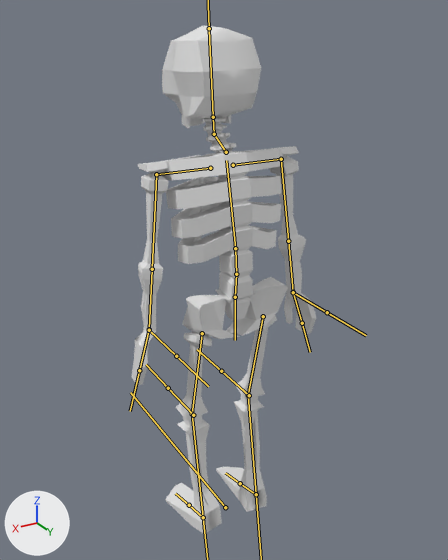
The FBX model Assets/Art/Objects/Enemy/skeleton/skeleton_model.fbx as it was, and as the next commit left it.
Both versions are drawn from a 50 mm camera at (1.6, 2.68, 2.91) aimed at (-0.05, -0.07, 1.53). Every picture has the same lights, and +X, +Y and +Z are marked at lower left. Both versions are drawn at frame 32 of the action 'Armature|Idle'; the numbers are the values there. The bones that bend it are drawn over the model as lines.

Objects in the first picture: 'Skeleton'.
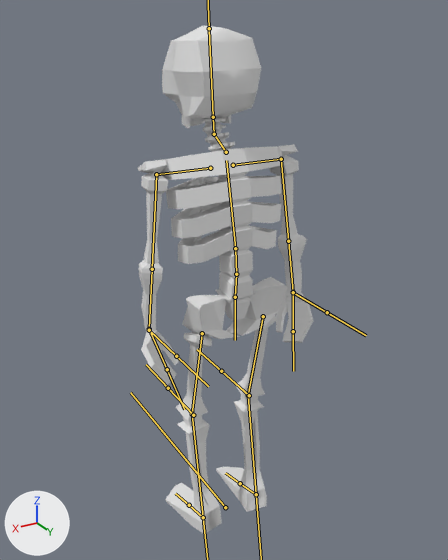
The change, as a diff of the scene's bpy script:
```diff
--- a/Assets/Art/Objects/Enemy/skeleton/skeleton_model.fbx.py
+++ b/Assets/Art/Objects/Enemy/skeleton/skeleton_model.fbx.py
@@ bone_shoulder_l @@
 bone_shoulder_l = bpy.data.objects['Armature'].pose.bones['Shoulder.L']  # child of 'Spine_03'
-bone_shoulder_l.rotation_quaternion = (1.0, 0.0, 0.0, 0.0)  # degrees (0, 0, 0)
+bone_shoulder_l.rotation_quaternion = (0.993, 0.0, -0.12, 0.001)  # degrees (0, -14, 0)
@@ bone_arm_l @@
 bone_arm_l = bpy.data.objects['Armature'].pose.bones['Arm.L']  # child of 'Shoulder.L'
-bone_arm_l.rotation_quaternion = (0.972, -0.081, -0.027, -0.219)  # degrees (-8, -5, -25)
+bone_arm_l.rotation_quaternion = (0.957, -0.198, -0.009, -0.214)  # degrees (-22, -6, -24)
@@ bone_hand_l @@
 bone_hand_l = bpy.data.objects['Armature'].pose.bones['Hand.L']  # child of 'Elbow.L'
-bone_hand_l.rotation_quaternion = (1.0, 0.0, 0.0, 0.0)  # degrees (0, 0, 0)
+bone_hand_l.rotation_quaternion = (0.911, 0.083, -0.258, -0.311)  # degrees (20, -25, -42)
@@ bone_shoulder_r @@
 bone_shoulder_r = bpy.data.objects['Armature'].pose.bones['Shoulder.R']  # child of 'Spine_03'
-bone_shoulder_r.rotation_quaternion = (1.0, 0.0, 0.0, 0.0)  # degrees (0, 0, 0)
+bone_shoulder_r.rotation_quaternion = (0.993, 0.0, 0.12, -0.001)  # degrees (0, 14, 0)
@@ bone_arm_r @@
 bone_arm_r = bpy.data.objects['Armature'].pose.bones['Arm.R']  # child of 'Shoulder.R'
-bone_arm_r.rotation_quaternion = (0.97, -0.1, 0.025, 0.222)  # degrees (-11, 5, 25)
+bone_arm_r.rotation_quaternion = (0.952, -0.217, 0.006, 0.216)  # degrees (-24, 6, 24)
@@ bone_hand_r @@
 bone_hand_r = bpy.data.objects['Armature'].pose.bones['Hand.R']  # child of 'Elbow.R'
-bone_hand_r.rotation_quaternion = (1.0, 0.0, 0.0, 0.0)  # degrees (0, 0, 0)
+bone_hand_r.rotation_quaternion = (0.911, 0.083, 0.258, 0.311)  # degrees (20, 25, 42)
```

Location of each change, [x1, y1, x2, y2] in pixels of the pictures (448 x 560 px):
'Skeleton', posed: before [132, 26, 316, 534]; after [137, 26, 313, 534]
bone 'Hand.L', root to tip: before (149, 329) to (139, 370); after (149, 329) to (167, 369)
bone 'Hand.R', root to tip: before (293, 292) to (302, 323); after (293, 292) to (293, 331)
